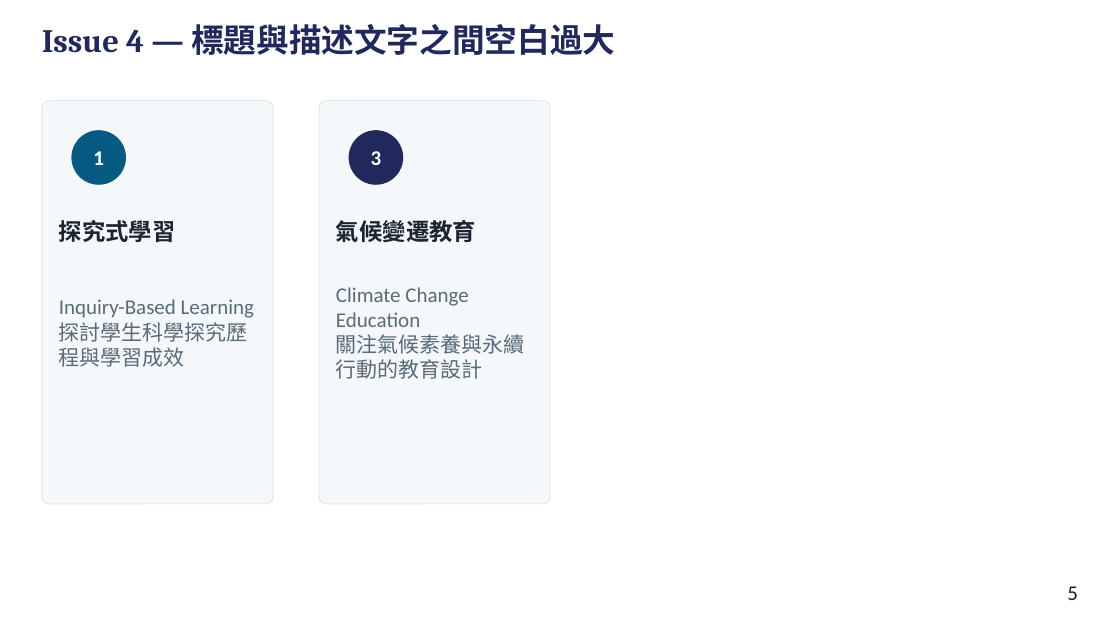
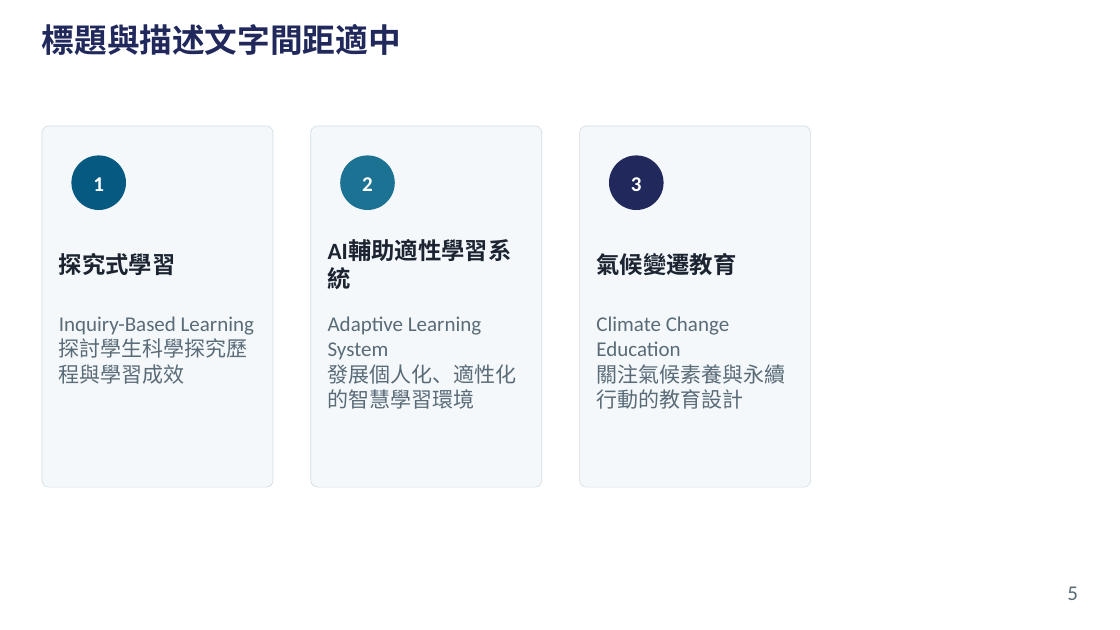
Before and after one commit to billlingsley/storage, a slide deck: slide 5 of out/41411005E_林俊緯_隨堂測驗1.pptx. Drawn at 1120x630 pixels with LibreOffice and Linux fonts; fonts in the diff are those of the drawing. Boxes give left, top, right and bottom in pixels: in the first picture for what was removed or moved away, otherwise in the second. Text is boxed around its words. In the diff, an @@ line names an element or a change of style, - is before the commit and + after.

```diff
--- a/out/41411005E_林俊緯_隨堂測驗1.pptx
+++ b/out/41411005E_林俊緯_隨堂測驗1.pptx
@@ text at <box>42,24,401,55</box>: text changed @@
-Issue 4 — 標題與描述文字之間空白過大
+標題與描述文字間距適中
@@ rounded rectangle: place and size @@
-rounded rectangle at <box>42,101,273,504</box>
+rounded rectangle at <box>42,126,273,487</box>
@@ rounded rectangle: place and size @@
-rounded rectangle at <box>319,101,550,504</box>
+rounded rectangle at <box>311,126,542,487</box>
@@ rounded rectangle added at <box>580,126,811,487</box>, fill #F4F8FA, outline #D0DDE5 0.5 pt @@
@@ text "1": place and size @@
-text "1" at <box>93,151,104,165</box>
+text "1" at <box>93,177,104,191</box>
@@ ellipse: place and size @@
-ellipse at <box>71,130,126,185</box>
+ellipse at <box>71,155,126,210</box>
@@ ellipse: place and size @@
-ellipse at <box>349,130,403,185</box>
+ellipse at <box>340,155,395,210</box>
@@ ellipse at <box>340,155,395,210</box>: fill #21295C to #1C7293 @@
@@ text added at <box>362,177,373,191</box>, 18 pt, text #FFFFFF, bold @@
+2
@@ text "3": place and size @@
-text "3" at <box>371,151,382,165</box>
+text "3" at <box>631,177,642,191</box>
@@ ellipse added at <box>609,155,664,210</box>, fill #21295C @@
@@ text "探究式學習": place and size @@
-text "探究式學習" at <box>59,220,176,242</box>
+text "探究式學習" at <box>59,253,176,275</box>
@@ text added at <box>328,231,525,298</box>, 20 pt, text #1B2430, bold @@
+AI輔助適性學習系統
@@ text "氣候變遷教育": place and size @@
-text "氣候變遷教育" at <box>336,220,476,242</box>
+text "氣候變遷教育" at <box>596,253,736,275</box>
@@ text "Inquiry-Based Learning": place and size @@
-text "Inquiry-Based Learning" at <box>59,299,254,367</box>
+text "Inquiry-Based Learning" at <box>59,316,254,384</box>
@@ text "Inquiry-Based Learning" at <box>59,316,254,384</box>: vertical alignment middle to top @@
@@ text added at <box>328,316,517,409</box>, 18 pt, text #5A6B78 @@
+Adaptive Learning System
+發展個人化、適性化的智慧學習環境
@@ text "Climate Change Education" at <box>596,316,785,409</box>: vertical alignment middle to top @@
@@ text "Climate Change Education": place and size @@
-text "Climate Change Education" at <box>336,287,525,379</box>
+text "Climate Change Education" at <box>596,316,785,409</box>
@@ text "5" at <box>1067,586,1078,600</box>: text colour #1F1F1F to #5A6B78 @@
```
Also in this commit, not shown: 5 other slides changed.
